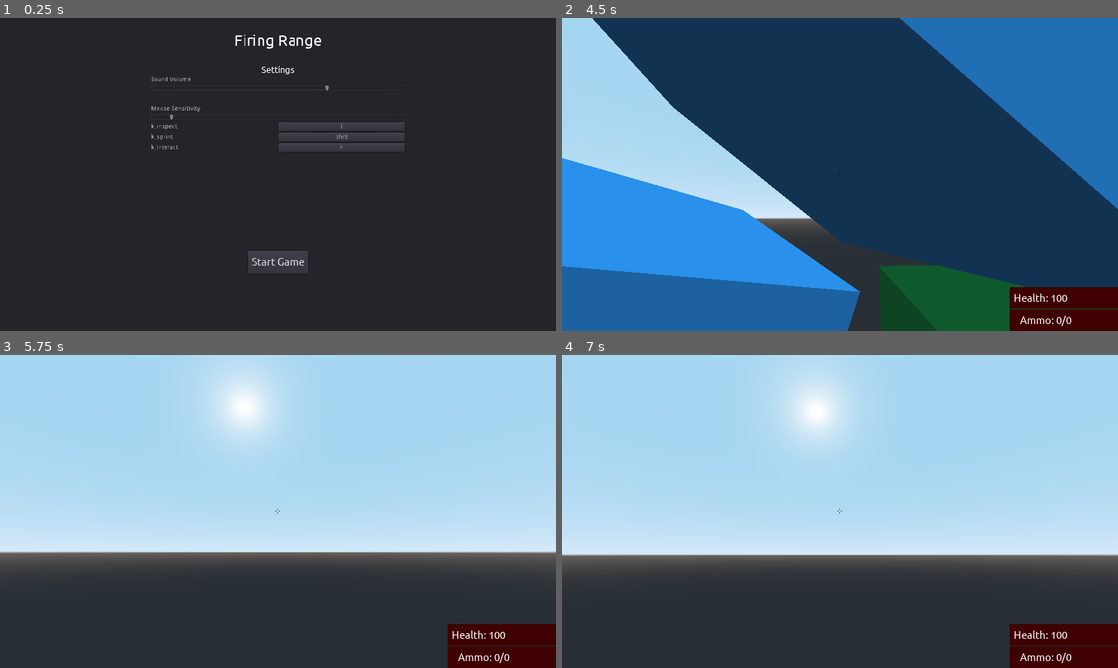
Above: before the commit, frames 1-4 (two rows, left to right).
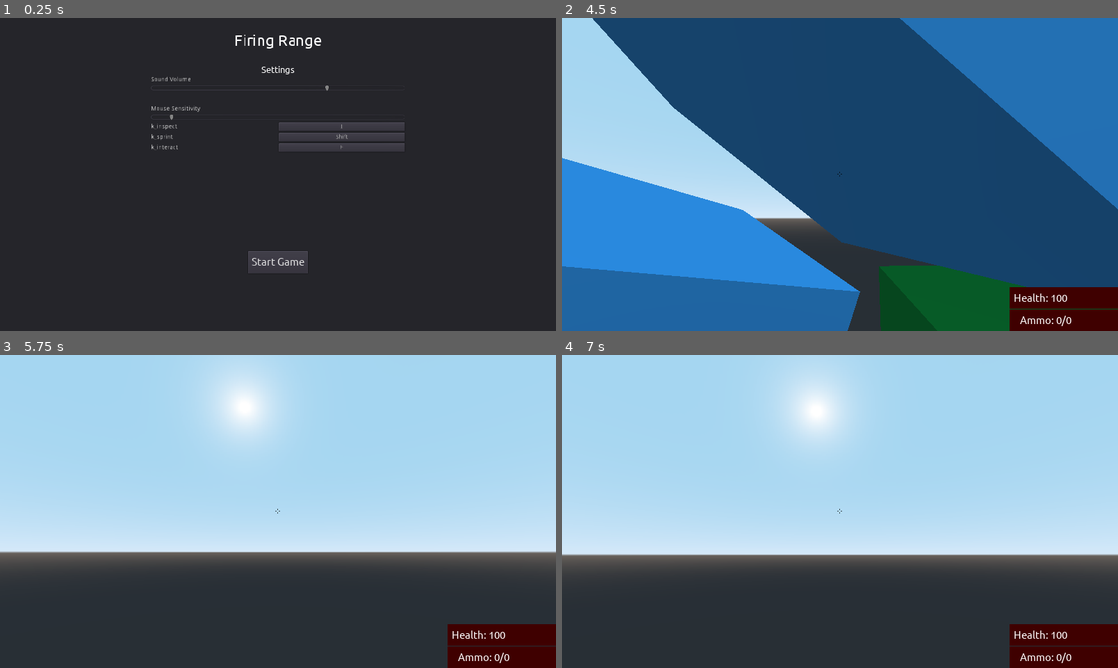
Above: after the commit, the same moments.

Repository: ssebs/firingrange
Game: Godot game, scene res://Scenes/Main.tscn
The game is run twice, just before and just after one commit, with the same random seed, the same clock (stepped at 60 frames per second) and the same inputs. Sound files missing from this copy of the repository are replaced by a short silence.
Inputs (mouse positions are in pixels of both pictures, inside the frame that each line leads up to):
- Up to frame 1 (0.25 s): no input
- Up to frame 2 (4.5 s): click "Start Game" at 0.5 s; tap Enter at 1.25 s; move the mouse to (812, 237) at 1.27 s; hold Right mouse button (aim) 1.28-2.03 s; hold W (move_forward) 1.28-3.53 s; click (812, 237) at 1.42 s; tap Space (jump) at 1.52, 2.27, 3.77 s; move the mouse to (878, 177) at 2.02 s; click (878, 177) at 2.1 s; move the mouse to (795, 171) at 2.77 s; tap 1 (gun1) at 2.85 s; click (795, 171) at 2.92 s; move the mouse to (845, 174) at 3.52 s; hold A (move_left) 3.53-4.28 s; tap 2 (gun2) at 3.6 s; click (845, 174) at 3.67 s; move the mouse to (817, 168) at 4.27 s; hold W (move_forward) from 4.28 s (still down); tap I (k_inspect) at 4.35 s; click (817, 168) at 4.42 s
- Up to frame 3 (5.75 s): keep holding W (move_forward); tap Space (jump) at 4.52, 5.27 s; move the mouse to (305, 511) at 5.02 s; tap F (k_interact) at 5.1 s; click (305, 511) at 5.17 s
- Up to frame 4 (7 s): tap Space (jump) at 5.75, 6.77 s; move the mouse to (812, 511) at 5.77 s; hold Shift (k_sprint) 5.78-6.53 s; click (812, 511) at 5.92 s; tap Enter at 6.5 s; move the mouse to (851, 505) at 6.52 s; release W (move_forward) at 6.53 s; hold D (move_right) from 6.53 s (still down); right-click (851, 505) at 6.6 s; click (851, 505) at 6.67 s

The runs differ from the first frame. In frame 2, 13% of the frame differs, in the area x 5-47%, y 0-67%; in frame 3, less than 0.1%; in frame 4, less than 0.1%.

Commit message:
Fix sniper ads conflict

Diff:
--- a/project.godot
+++ b/project.godot
@@ -1172,6 +1172,10 @@
  ]
 }
 
+[input_devices]
+
+pointing/emulate_touch_from_mouse=true
+
 [layer_names]
 
 3d_physics/layer_2="DoorHit"
@@ -1182,6 +1186,7 @@
 
 [rendering]
 
+quality/driver/driver_name="GLES2"
 vram_compression/import_etc=true
 vram_compression/import_etc2=false
 environment/default_environment="res://default_env.tres"
Not shown, changed: _bin/FiringRange.exe
Not shown, changed: _bin/index.js
Not shown, changed: _bin/index.pck
Not shown, changed: _bin/index.wasm
